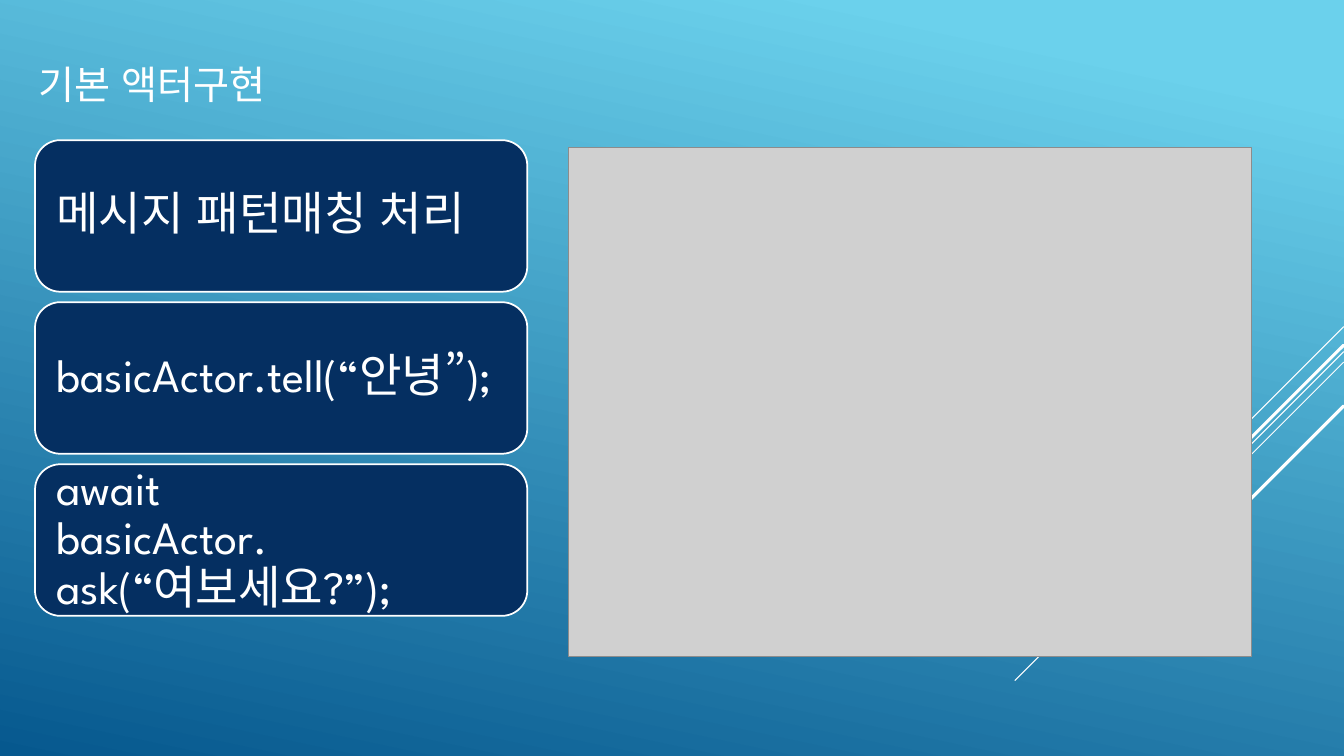
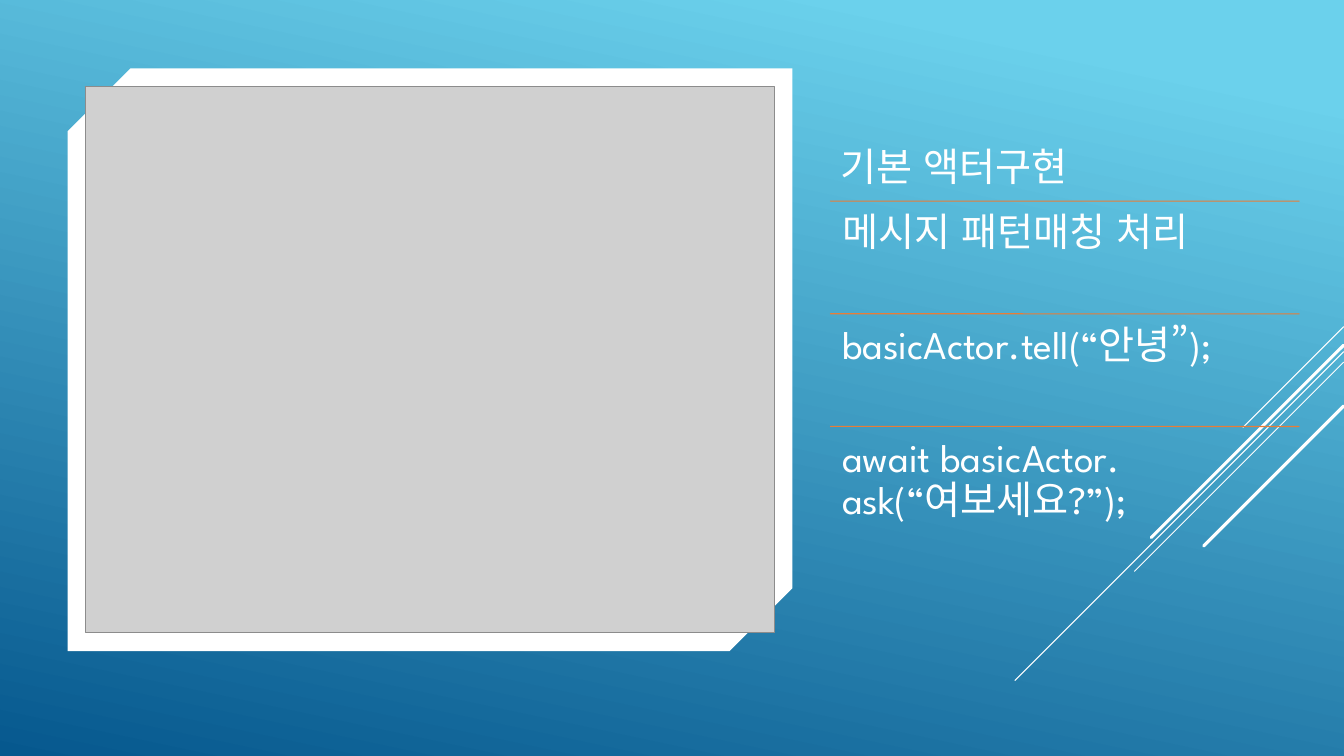
Before and after one commit to psmon/AkkaForNetCore, a slide deck: slide 10 of Doc/AKKA Introduce.pptx. Drawn at 1344x756 pixels with LibreOffice and Linux fonts; fonts in the diff are those of the drawing; grey boxes stand for pictures. Boxes give left, top, right and bottom in pixels: in the first picture for what was removed or moved away, otherwise in the second. Text is boxed around its words. In the diff, an @@ line names an element or a change of style, - is before the commit and + after.

```diff
--- a/Doc/AKKA Introduce.pptx
+++ b/Doc/AKKA Introduce.pptx
@@ snip diag rect added at [68,69,792,651], fill #FFFFFF @@
@@ picture: place and size @@
-picture at [569,148,1251,657]
+picture at [86,87,774,633]
@@ title "기본 액터구현": place and size @@
-title "기본 액터구현" at [39,66,266,102]
+title "기본 액터구현" at [840,148,1067,184]
@@ rounded rectangle removed at [35,140,527,291] @@
@@ text "메시지 패턴매칭 처리": place and size @@
-text "메시지 패턴매칭 처리" at [56,191,465,234]
+text "메시지 패턴매칭 처리" at [842,213,1188,249]
@@ line added from (831, 201) to (1300, 201), #E87D37 0.75 pt @@
@@ rounded rectangle removed at [35,302,527,454] @@
@@ text "basicActor.tell(“안녕”);": place and size @@
-text "basicActor.tell(“안녕”);" at [56,351,492,401]
+text "basicActor.tell(“안녕”);" at [842,324,1211,367]
@@ line added from (831, 314) to (1300, 314), #E87D37 0.75 pt @@
@@ group removed at [1015,327,1344,681]: 5 lines @@
@@ group added at [1015,327,1344,681]: 5 lines @@
@@ size 33 to 28 pt; less space between paragraphs; vertical alignment middle to top in 3 elements at [842,213,1188,249], [842,324,1211,367], [842,445,1126,522] @@
@@ text "await basicActor.ask(“여보세요?”);": place and size @@
-text "await basicActor.ask(“여보세요?”);" at [56,458,392,619]
+text "await basicActor.ask(“여보세요?”);" at [842,445,1126,522]
@@ line added from (831, 426) to (1300, 426), #E87D37 0.75 pt @@
@@ rounded rectangle removed at [35,465,527,616] @@
```
Also in this commit, not shown: 18 other slides changed, 1 slide added, 1 other file.
